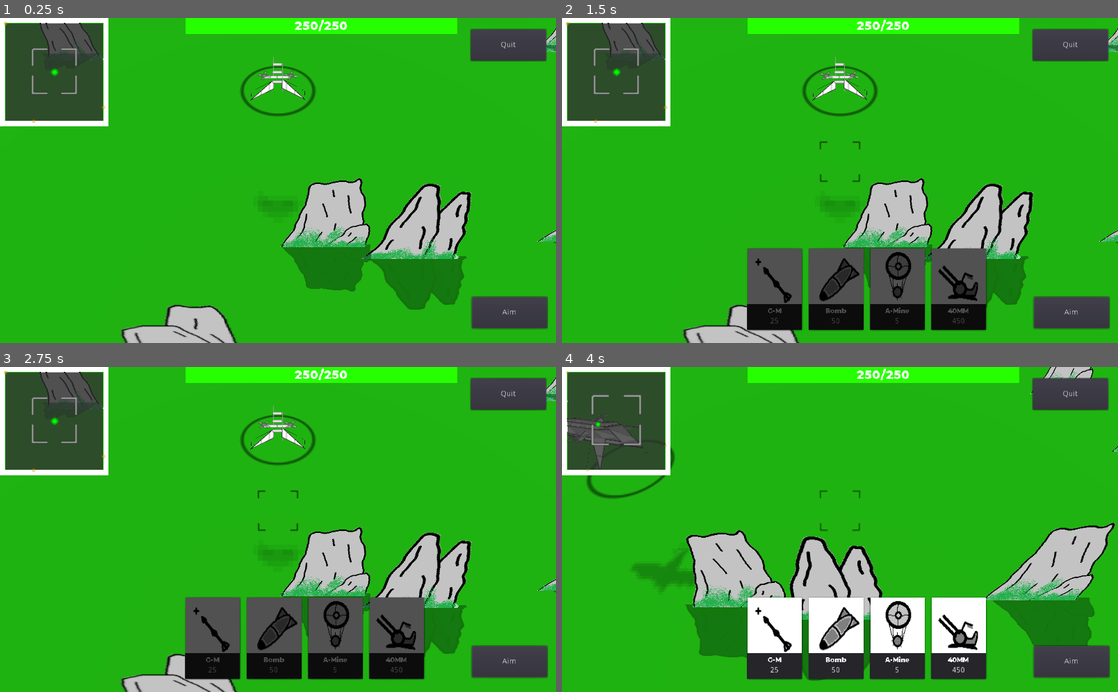
Above: before the commit, frames 1-4 (two rows, left to right).
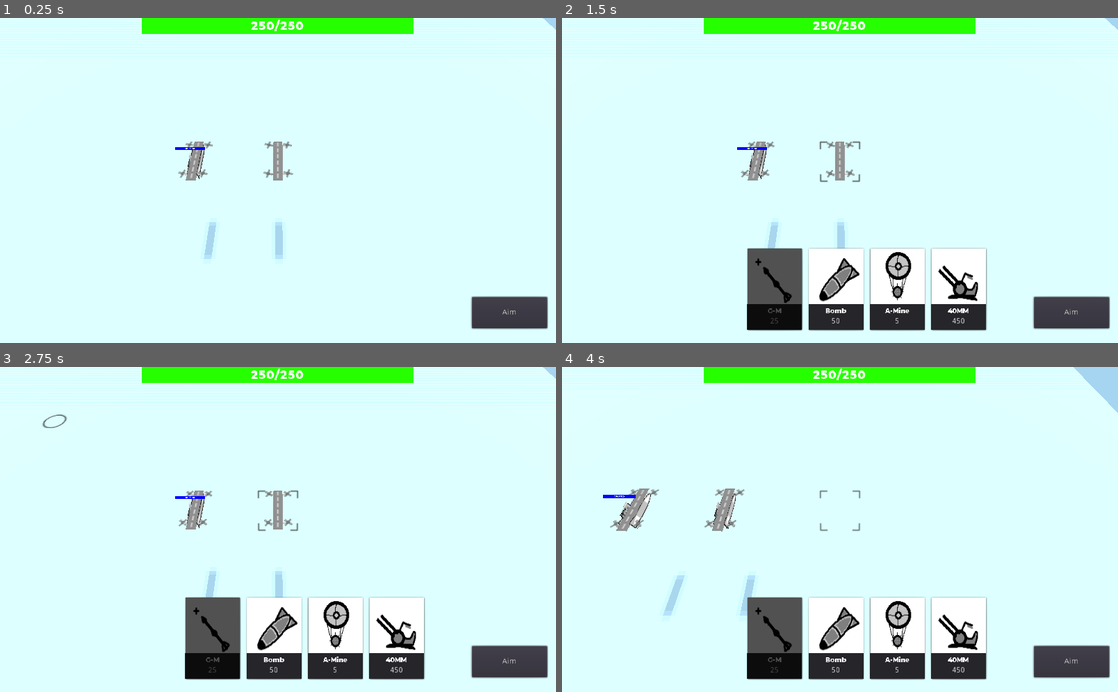
Above: after the commit, the same moments.

Repository: renosyah/sky-fortress
Game: Godot game, scene res://map/multi-player/client/battle.tscn
Two runs of this game, one before a commit and one after it. Both use one fixed random seed, a clock stepped at 60 frames per second and the inputs below. Before the commit the project starts from res://map/test/test.tscn.
Inputs (mouse positions are in pixels of both pictures, inside the frame that each line leads up to):
- Up to frame 1 (0.25 s): no input
- Up to frame 2 (1.5 s): click "Aim" at 0.5 s; click (773, 291) at 1.27 s
- Up to frame 3 (2.75 s): drag from (55, 422) to (333, 458) at 2.02 s
- Up to frame 4 (4 s): drag from (728, 545) to (812, 594) at 2.77 s; move the mouse to (895, 458) at 3.52 s; hold Right (ui_right) from 3.53 s (still down); tap Mouse wheel up (scroll_up) at 3.6 s

The runs differ from the first frame. In frame 1, 97% of the frame differs, in the area x 0-100%, y 0-100%; in frame 2, 94%; in frame 3, 94%; in frame 4, 90%.

Commit message:
add airmine syncmoving

Diff:
--- a/map/multi-player/client/battle.gd
+++ b/map/multi-player/client/battle.gd
@@ -28,7 +28,7 @@
 	_player_1.set_network_master(Network.PLAYER_HOST_ID)
 	_player_1.aim_point = _player_1_aim.translation
 	_player_1.guided_point = _player_1_aim
-	_player_1.set_data(Ship.SHIP_LIST[0])
+	_player_1.set_data(Ship.SHIP_LIST[1])
 	_player_1.show_hp_bar(true)
 	_player_1.set_hp_bar_color(Color.blue)
 
@@ -37,7 +37,7 @@
 	_player_2.set_network_master(Network.PLAYER_HOST_ID)
 	_player_2.aim_point = _player_2_aim.translation
 	_player_2.guided_point = _player_2_aim
-	_player_2.set_data(Ship.SHIP_LIST[0])
+	_player_2.set_data(Ship.SHIP_LIST[1])
 	_player_2.show_hp_bar(false)
 	_player_2.set_hp_bar_color(Color.green)
 
--- a/map/multi-player/host/battle.gd
+++ b/map/multi-player/host/battle.gd
@@ -30,7 +30,7 @@
 	_player_1.set_network_master(Network.PLAYER_HOST_ID)
 	_player_1.aim_point = _player_1_aim.translation
 	_player_1.guided_point = _player_1_aim
-	_player_1.set_data(Ship.SHIP_LIST[0])
+	_player_1.set_data(Ship.SHIP_LIST[1])
 	_player_1.show_hp_bar(false)
 	_player_1.set_hp_bar_color(Color.green)
 
@@ -39,7 +39,7 @@
 	_player_2.set_network_master(Network.PLAYER_HOST_ID)
 	_player_2.aim_point = _player_2_aim.translation
 	_player_2.guided_point = _player_2_aim
-	_player_2.set_data(Ship.SHIP_LIST[0])
+	_player_2.set_data(Ship.SHIP_LIST[1])
 	_player_2.show_hp_bar(true)
 	_player_2.set_hp_bar_color(Color.blue)
 
--- a/project.godot
+++ b/project.godot
@@ -117,7 +117,7 @@
 [application]
 
 config/name="sky-fortress"
-run/main_scene="res://map/test/test.tscn"
+run/main_scene="res://map/multi-player/client/battle.tscn"
 config/icon="res://icon.png"
 
 [autoload]
--- a/scene/weapons/un-guided/air-mine/air_mine.gd
+++ b/scene/weapons/un-guided/air-mine/air_mine.gd
@@ -1,6 +1,7 @@
 extends Area
 
 onready var _tag = $tag
+onready var _tween = $Tween
 
 var tag_color = Color.white
 var owner_id = ""
@@ -12,15 +13,54 @@
 
 var _velocity : Vector3
 
+###############################################################
+# multiplayer sync
+var _network_timmer : Timer = null
+func _network_timmer_timeout():
+
+	if get_tree().network_peer and is_network_master():
+		rset_unreliable("_puppet_translation", translation)
+
+
+puppet var _puppet_translation :Vector3 setget _set_puppet_translation
+func _set_puppet_translation(_val :Vector3):
+	_puppet_translation = _val
+
+	_tween.interpolate_property(self,"translation",translation, _puppet_translation, 0.1)
+	_tween.start()
+
+remotesync func spawn_explosive():
+	var explosive = preload("res://assets/explosive/explosive.tscn").instance()
+	get_parent().add_child(explosive)
+	explosive.translation = translation
+	explosive.scale = Vector3.ONE * 10
+
+	queue_free()
+
+###############################################################
 # Called when the node enters the scene tree for the first time.
 func _ready():
+	if not _network_timmer:
+		_network_timmer = Timer.new()
+		_network_timmer.wait_time = 0.08
+		_network_timmer.connect("timeout", self , "_network_timmer_timeout")
+		_network_timmer.autostart = true
+		add_child(_network_timmer)
+
 	_tag.modulate = tag_color
 	set_as_toplevel(true)
 
 func _process(delta):
+	if get_tree().network_peer and not is_network_master():
+		return
+
 	translation += _velocity * speed * delta
 
 func _on_Timer_timeout():
+	if get_tree().network_peer:
+		rpc("spawn_explosive")
+		return
+
 	spawn_explosive()
 
 func lauching_at(_to: Vector3):
@@ -41,12 +81,8 @@
 	if body.has_method("take_damage"):
 		body.take_damage(Weapon.get_damage_mult(damage))
 
+	if get_tree().network_peer and is_network_master():
+		rpc("spawn_explosive")
+		return
+
 	spawn_explosive()
-
-
-func spawn_explosive():
-	var explosive = preload("res://assets/explosive/explosive.tscn").instance()
-	get_parent().add_child(explosive)
-	explosive.translation = translation
-	explosive.scale = Vector3.ONE * 10
-	queue_free()
--- a/scene/weapons/un-guided/air-mine/air_mine.tscn
+++ b/scene/weapons/un-guided/air-mine/air_mine.tscn
@@ -92,5 +92,7 @@
 anims/RESET = SubResource( 2 )
 anims/ballon_anim = SubResource( 3 )
 
+[node name="Tween" type="Tween" parent="."]
+
 [connection signal="body_entered" from="." to="." method="_on_air_mine_body_entered"]
 [connection signal="timeout" from="Timer" to="." method="_on_Timer_timeout"]
